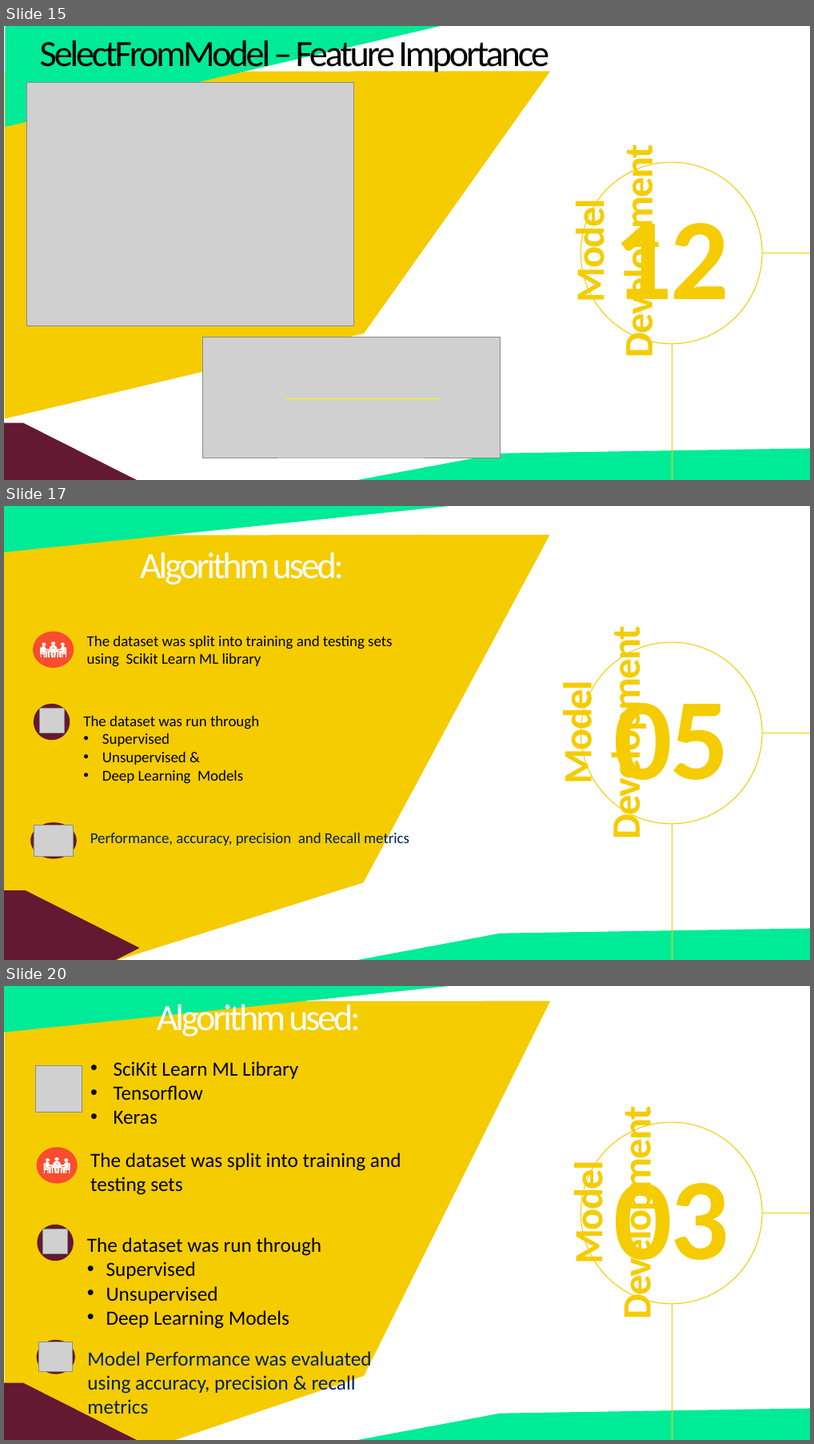
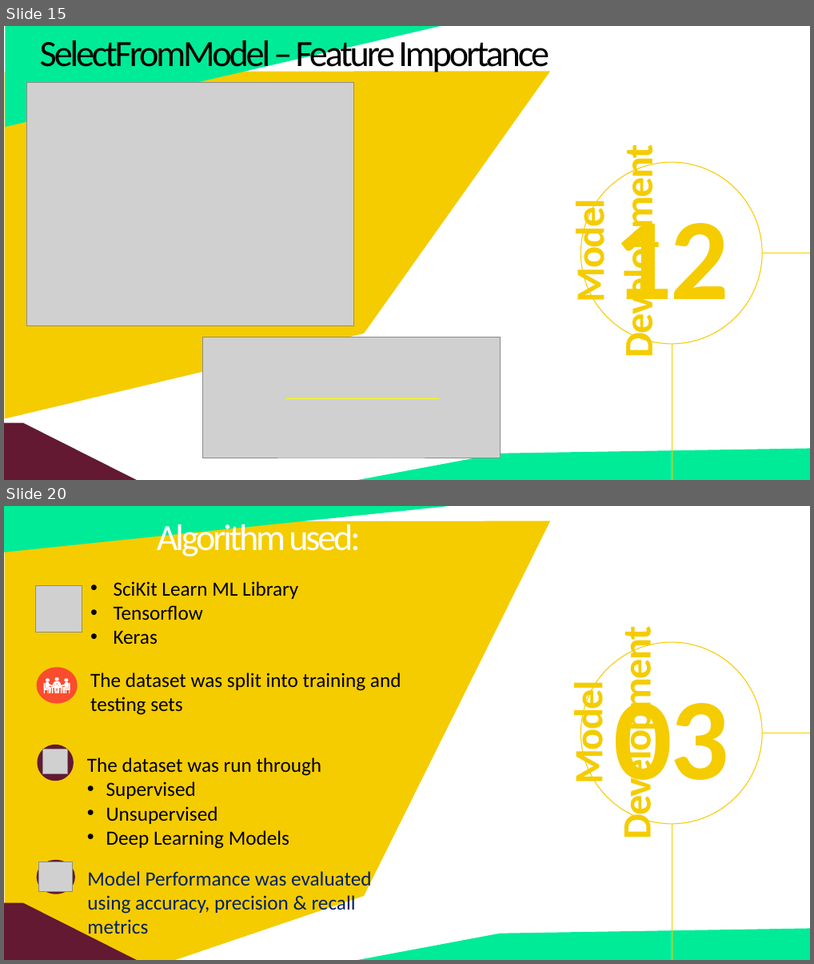
Before and after one commit to fbrowther/Detecting-Fraudulent-Credit-Card-Transactions-Using-Machine-Learning, a slide deck: CreditCardTransactions-Project4Group4.pptx. Shown one above the other, each under a label of ours: slides 15, 17 and 20 before the commit, slides 15 and 20 after it; the slides between them are not shown. The pictures are 814x1444 and 814x964 pixels, drawn with LibreOffice and Linux fonts; fonts in the diff are those of the drawing; grey boxes stand for pictures. Boxes give left, top, right and bottom in pixels: in the first picture for what was removed or moved away, otherwise in the second. Text is boxed around its words. In the diff, an @@ line names an element or a change of style, - is before the commit and + after.

```diff
--- a/CreditCardTransactions-Project4Group4.pptx
+++ b/CreditCardTransactions-Project4Group4.pptx
@@ slide 17 removed at <box>4,506,810,960</box>, background #FFFFFF @@
@@ right triangle removed at <box>4,506,450,552</box> @@
@@ freeform shape removed at <box>4,535,550,960</box> @@
@@ text removed at <box>140,552,344,584</box> @@
-Algorithm used:
@@ group removed at <box>33,632,392,668</box>: 8 freeform shapes, 1 text, 1 ellipse @@
-The dataset was split into training and testing sets using Scikit Learn ML library
@@ text removed at <box>554,647,650,833</box> @@
-Model Development
@@ ellipse removed at <box>581,642,762,824</box> @@
@@ text removed at <box>614,682,730,806</box> @@
-05
@@ ellipse removed at <box>34,704,70,740</box> @@
@@ picture removed at <box>39,708,64,733</box> @@
@@ text removed at <box>83,716,259,784</box> @@
-The dataset was run through
-• Supervised
-• Unsupervised &
-• Deep Learning Models
@@ line removed from (810, 733) to (762, 733) @@
@@ ellipse removed at <box>30,822,77,859</box> @@
@@ picture removed at <box>34,825,74,856</box> @@
@@ text removed at <box>90,831,410,848</box> @@
-Performance, accuracy, precision and Recall metrics
@@ line removed from (672, 824) to (672, 960) @@
@@ pentagon arrow removed at <box>4,890,139,960</box> @@
@@ freeform shape removed at <box>354,928,810,960</box> @@
```
Also in this commit, not shown: 2 slides changed, 3 slides added, 2 other slides removed.
